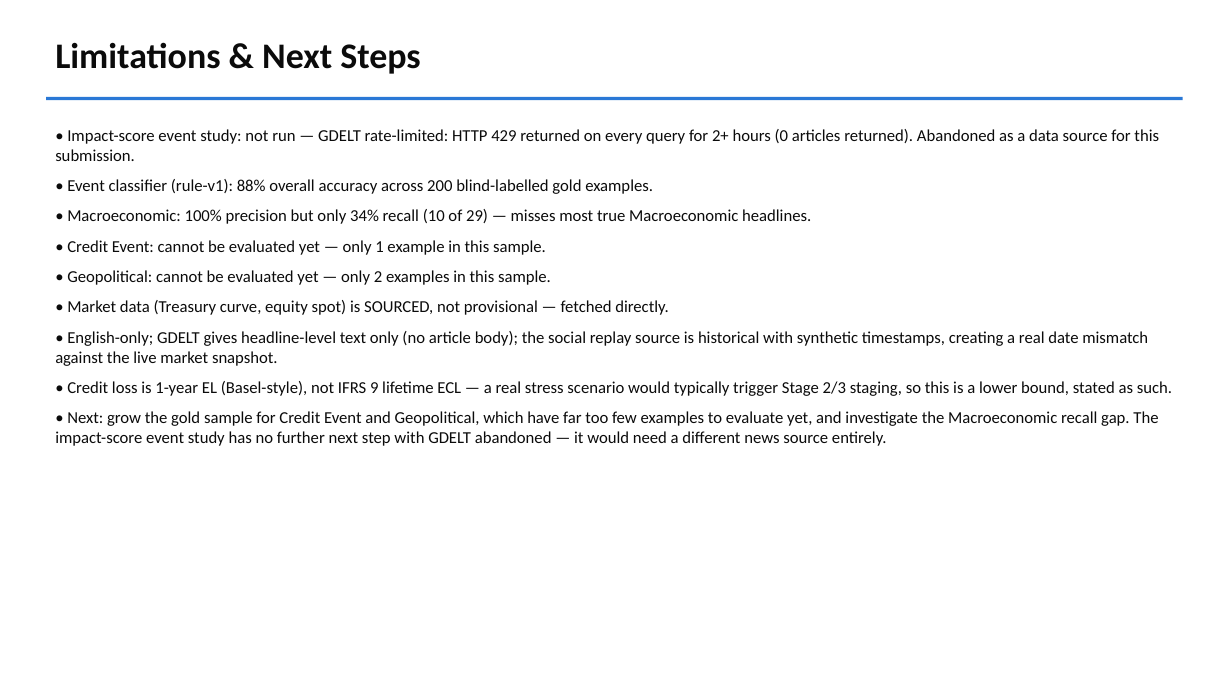
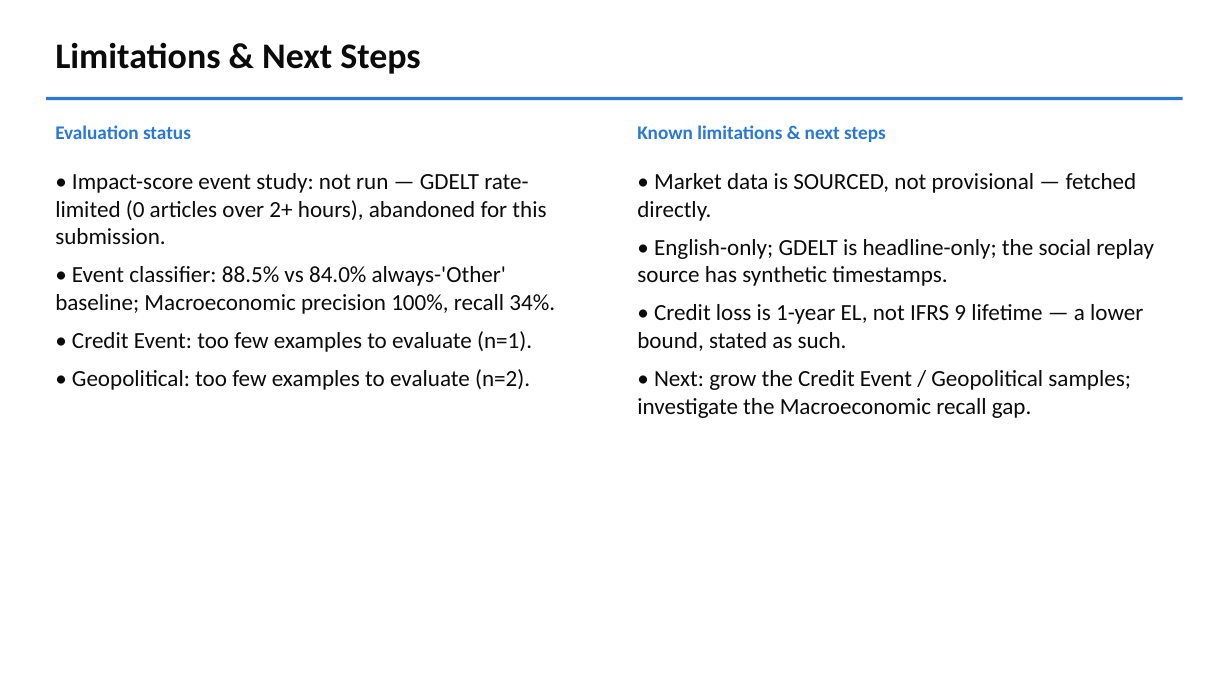
Before and after one commit to aadits1965/iitg-aadit-siroya-hackathon, a slide deck: slide 7 of docs/presentation.pptx. Drawn at 1232x693 pixels with LibreOffice and Linux fonts; fonts in the diff are those of the drawing. Boxes give left, top, right and bottom in pixels: in the first picture for what was removed or moved away, otherwise in the second. Text is boxed around its words. In the diff, an @@ line names an element or a change of style, - is before the commit and + after.

```diff
--- a/docs/presentation.pptx
+++ b/docs/presentation.pptx
@@ text removed at box(55, 129, 1172, 446) @@
-• Impact-score event study: not run — GDELT rate-limited: HTTP 429 returned on every query for 2+ hours (0 articles returned). Abandoned as a data source for this submission.
-• Event classifier (rule-v1): 88% overall accuracy across 200 blind-labelled gold examples.
-• Macroeconomic: 100% precision but only 34% recall (10 of 29) — misses most true Macroeconomic headlines.
-• Credit Event: cannot be evaluated yet — only 1 example in this sample.
-• Geopolitical: cannot be evaluated yet — only 2 examples in this sample.
-• Market data (Treasury curve, equity spot) is SOURCED, not provisional — fetched directly.
-• English-only; GDELT gives headline-level text only (no article body); the social replay source is historical with synthetic timestamps, creating a real date mismatch against the live market snapshot.
-• Credit loss is 1-year EL (Basel-style), not IFRS 9 lifetime ECL — a real stress scenario would typically trigger Stage 2/3 staging, so this is a lower bound, stated as such.
-• Next: grow the gold sample for Credit Event and Geopolitical, which have far too few examples to evaluate yet, and investigate the Macroeconomic recall gap. The impact-score event study has no further next step with GDELT abandoned — it would need a different news source entirely.
@@ text added at box(55, 125, 191, 139), 15 pt, text #2A78D6, bold @@
+Evaluation status
@@ text added at box(637, 125, 885, 142), 15 pt, text #2A78D6, bold @@
+Known limitations & next steps
@@ text added at box(55, 173, 555, 390), 18 pt, text #0B0B0B @@
+• Impact-score event study: not run — GDELT rate-limited (0 articles over 2+ hours), abandoned for this submission.
+• Event classifier: 88.5% vs 84.0% always-'Other' baseline; Macroeconomic precision 100%, recall 34%.
+• Credit Event: too few examples to evaluate (n=1).
+• Geopolitical: too few examples to evaluate (n=2).
@@ text added at box(637, 173, 1154, 418), 18 pt, text #0B0B0B @@
+• Market data is SOURCED, not provisional — fetched directly.
+• English-only; GDELT is headline-only; the social replay source has synthetic timestamps.
+• Credit loss is 1-year EL, not IFRS 9 lifetime — a lower bound, stated as such.
+• Next: grow the Credit Event / Geopolitical samples; investigate the Macroeconomic recall gap.
```
Also in this commit, not shown: 5 other slides changed, 6 other files.
